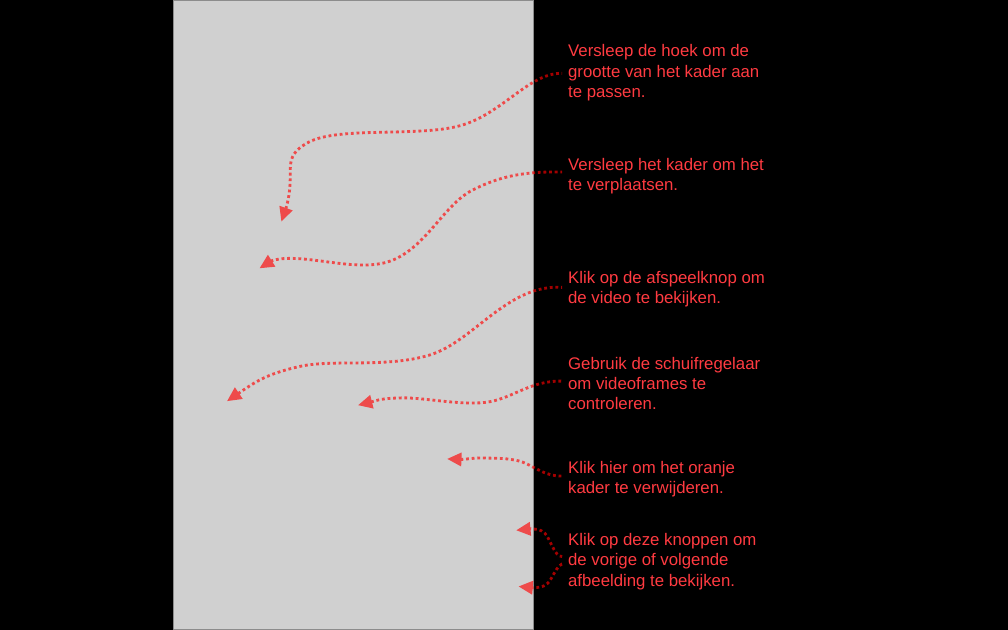
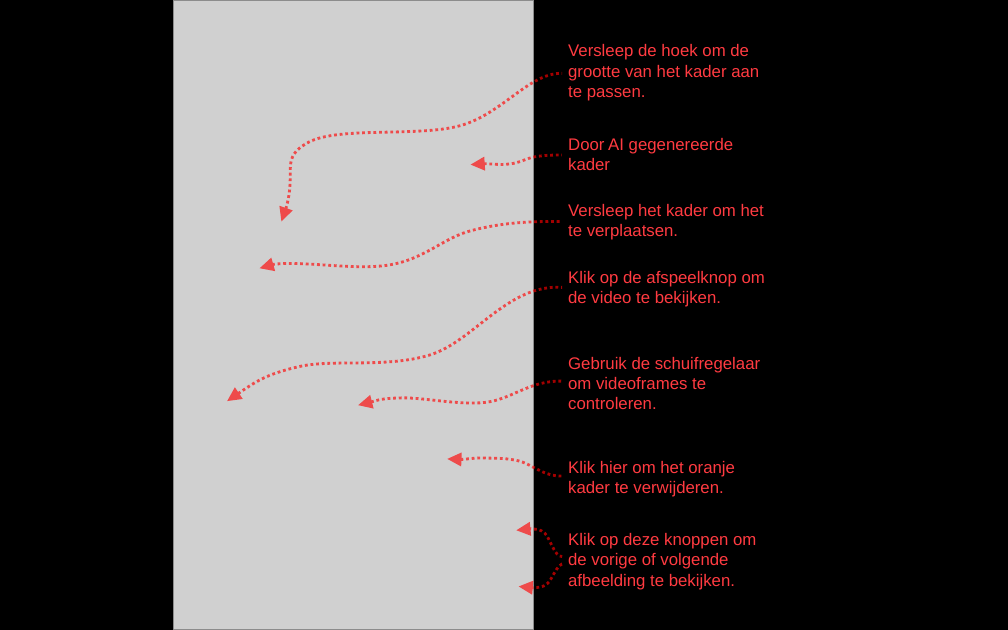
Before and after one commit to MultiX-Amsterdam/ijmond-camera-monitor, a slide deck: slide 1 of front-end/img/bbox-case/ijmond-ui-explain.pptx. Drawn at 1008x630 pixels with LibreOffice and Linux fonts; fonts in the diff are those of the drawing; grey boxes stand for pictures. Boxes give left, top, right and bottom in pixels: in the first picture for what was removed or moved away, otherwise in the second. Text is boxed around its words. In the diff, an @@ line names an element or a change of style, - is before the commit and + after.

```diff
--- a/front-end/img/bbox-case/ijmond-ui-explain.pptx
+++ b/front-end/img/bbox-case/ijmond-ui-explain.pptx
@@ text added at (568, 138, 733, 170), 12 pt, text #FF3B41 @@
+Door AI gegenereerde kader
@@ freeform shape added at (471, 155, 561, 165), outline #FF0000 2 pt dashed @@
@@ text "Versleep het kader om het ...": place and size @@
-text "Versleep het kader om het ..." at (568, 158, 764, 194)
+text "Versleep het kader om het ..." at (568, 204, 764, 240)
@@ freeform shape: place and size @@
-freeform shape at (260, 172, 562, 269)
+freeform shape at (260, 222, 562, 268)
```
Also in this commit, not shown: 1 other file.
